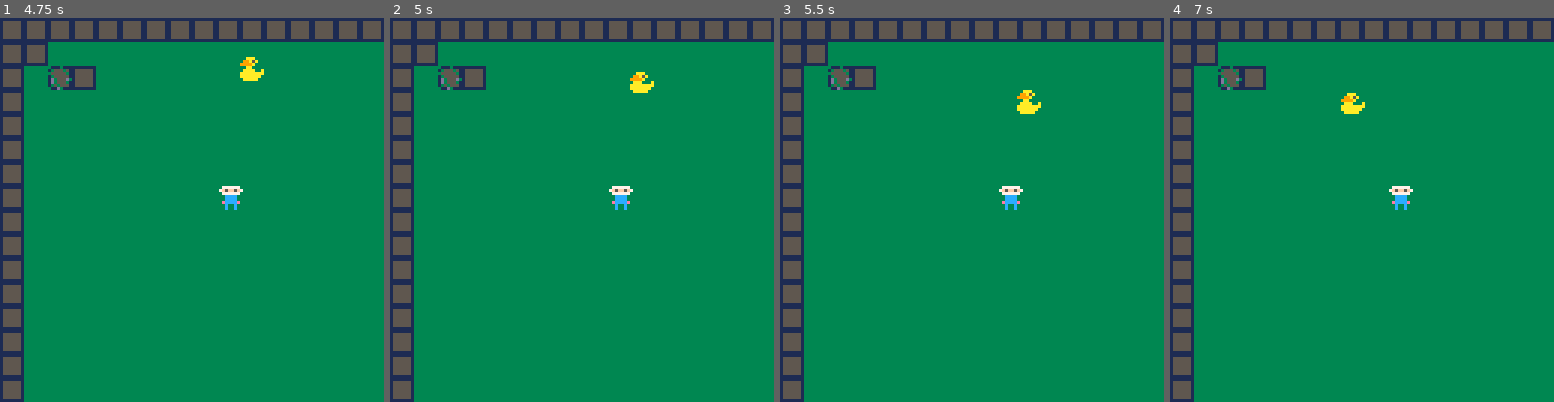
Above: before the commit, frames 1-4 (left to right).
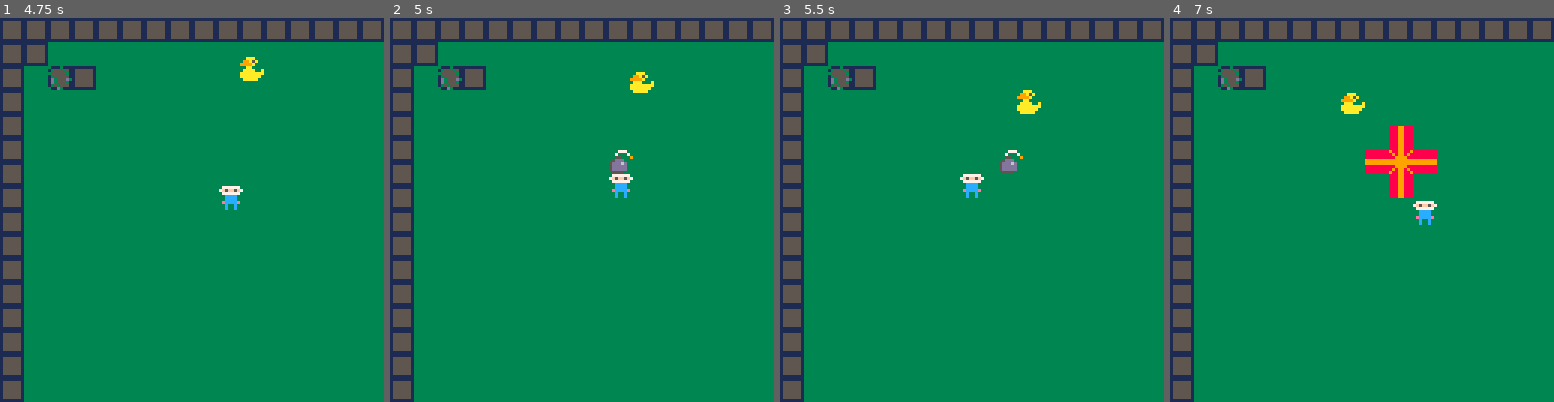
Above: after the commit, the same moments.

Repository: DigbyTheDog/PicoBomber
Game: PICO-8 cartridge game-1.p8
Two runs of this game, one before a commit and one after it. Both use one fixed random seed, a clock stepped at 60 frames per second and the inputs below.
Inputs:
- Up to frame 1 (4.75 s): tap O (Z key) at 0.7, 1.7, 2.1, 2.5, 2.9, 3.3, 3.7, 4.1, 4.5 s; hold Right 1.6-2.1 s; hold Up 2.15-2.42 s; hold Right 2.47-3.03 s; hold Left 3.08-3.58 s; hold Down 3.63-3.97 s; hold Right 4.02-4.68 s; hold Up from 4.73 s (still down)
- Up to frame 2 (5 s): keep holding Up; tap O (Z key) at 4.9 s
- Up to frame 3 (5.5 s): release Up at 5.03 s; hold Left from 5.08 s (still down); tap O (Z key) at 5.3 s
- Up to frame 4 (7 s): release Left at 5.68 s; tap O (Z key) every 0.4 s from 5.7 to 6.9 s; hold Down 5.73-6.03 s; hold Right 6.08-6.58 s; hold Right from 6.63 s (still down)

Frame 1 is identical in both runs. In frame 2, 0.6% of the frame differs, in the area x 57-64%, y 34-50%; in frame 3, 0.7%; in frame 4, 2.3%, in the area x 50-70%, y 28-54%.

Commit message:
Update game-1.p8
dying state and dead state

Diff:
--- a/game-1.p8
+++ b/game-1.p8
@@ -94,6 +94,7 @@
 		width=width,
 		height=height,
 		dying=false,
+		death_frame_counter=0,
 		check_for_being_exploded=function(self)
 
 			if bomb_is_deployed==true then
@@ -106,6 +107,19 @@
 			end
 
 		end,
+		check_for_dead=function(self)
+
+			if self.dying==false then
+				return
+			end
+			if self.death_frame_counter==60 then
+				self.dying=false
+				self.death_frame_counter=0
+			else
+				self.death_frame_counter += 1
+			end
+
+		end
 	}
 
 	local k,v
@@ -138,6 +152,7 @@
 		update=function(self)
 
 			if self.is_stuck == true or self.dying==true then
+				self:check_for_dead()
 				return
 			end
 
@@ -400,6 +415,7 @@
 		update=function(self)
 
 			if self.dying==true then
+				self:check_for_dead()
 				return
 			end
 
